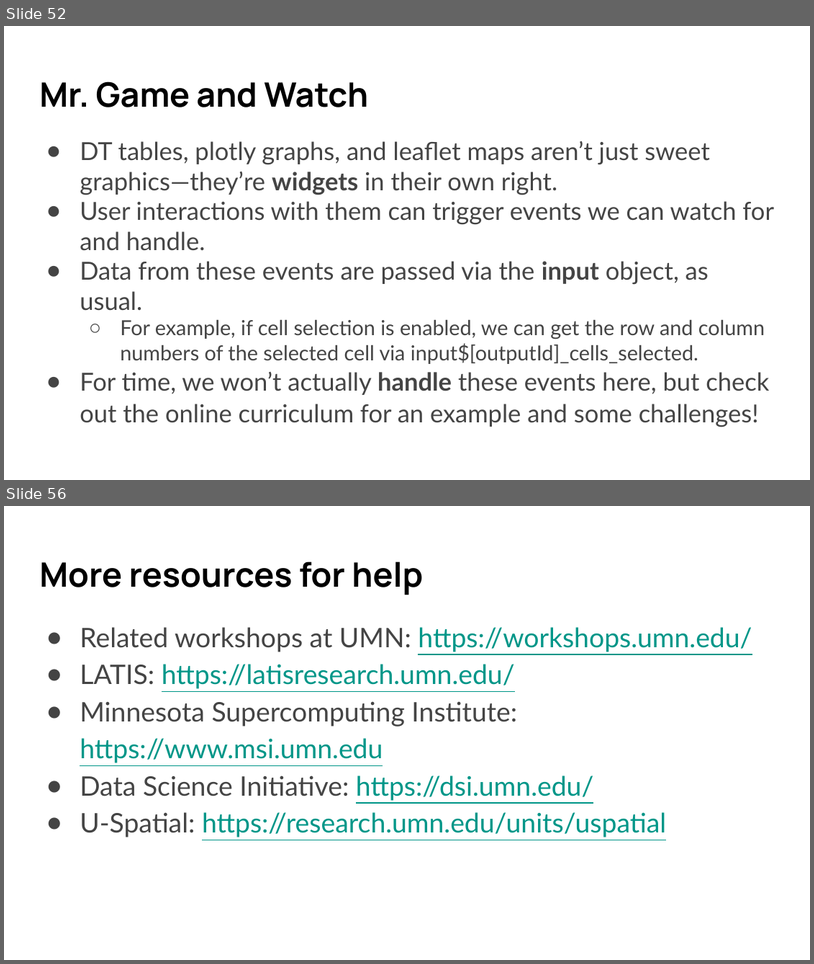
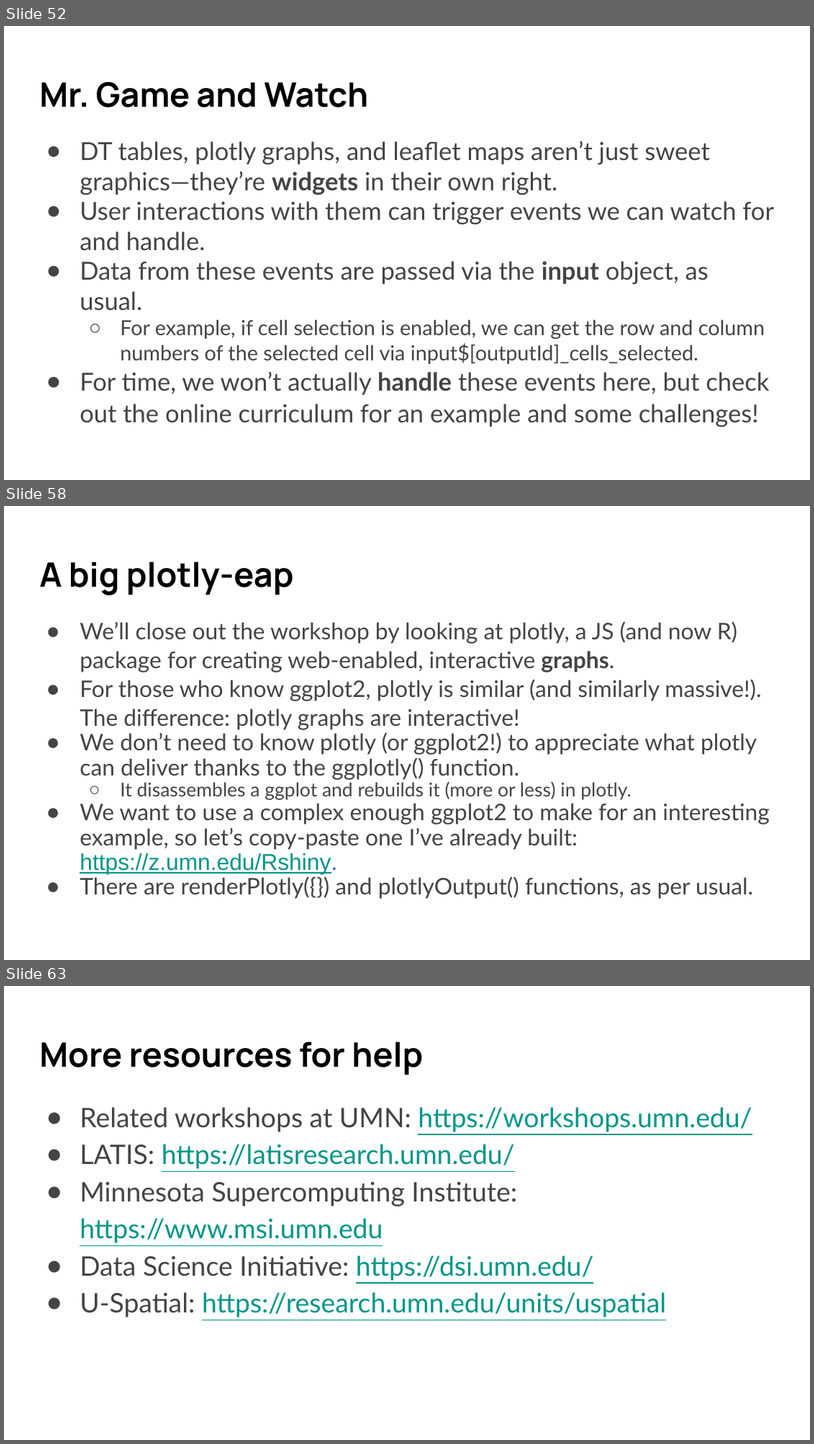
Before and after one commit to umn-dash/r-shiny, a slide deck: instructors/files/SWC slides R Shiny 2024 Fall.pptx. Shown one above the other, each under a label of ours: slides 52 and 56 before the commit, slides 52, 58 and 63 after it; the slides between them are not shown. The pictures are 814x964 and 814x1444 pixels, drawn with LibreOffice and Linux fonts; fonts in the diff are those of the drawing. Boxes give left, top, right and bottom in pixels: in the first picture for what was removed or moved away, otherwise in the second. Text is boxed around its words. In the diff, an @@ line names an element or a change of style, - is before the commit and + after.

```diff
--- a/instructors/files/SWC slides R Shiny 2024 Fall.pptx
+++ b/instructors/files/SWC slides R Shiny 2024 Fall.pptx
@@ slide 58 added at bbox=[4, 506, 810, 960], background #FFFFFF @@
@@ title added at bbox=[39, 561, 294, 595], 30 pt, text #000000, bold @@
+A big plotly-eap
@@ text added at bbox=[80, 621, 769, 898], 20.4 pt, text #444444 @@
+● We’ll close out the workshop by looking at plotly, a JS (and now R) package for creating web-enabled, interactive graphs.
+● For those who know ggplot2, plotly is similar (and similarly massive!). The difference: plotly graphs are interactive!
+● We don’t need to know plotly (or ggplot2!) to appreciate what plotly can deliver thanks to the ggplotly() function.
+  ○ It disassembles a ggplot and rebuilds it (more or less) in plotly.
+● We want to use a complex enough ggplot2 to make for an interesting example, so let’s copy-paste one I’ve already built: https://z.umn.edu/Rshiny.
+● There are renderPlotly({}) and plotlyOutput() functions, as per usual.
@@ what was slide 56 is now slide 63 @@
```
Also in this commit, not shown: 3 slides changed, 6 other slides added, 18 other files.
